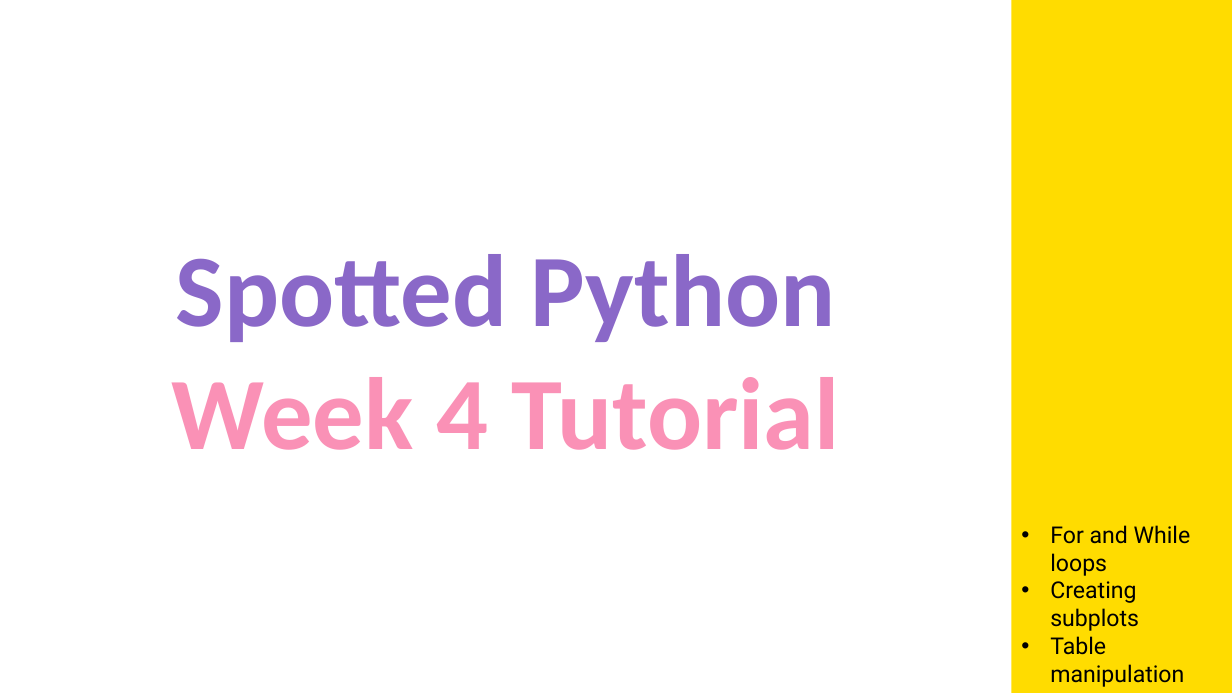
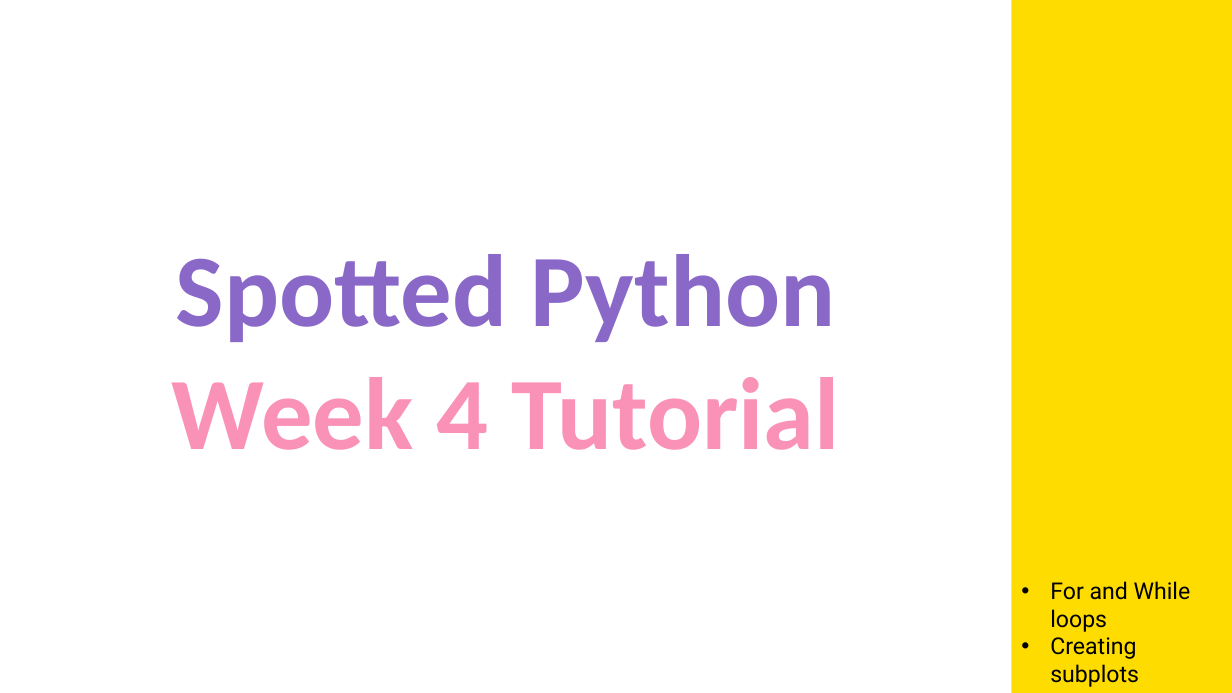
Before and after one commit to mithebell/PHYS3116, a slide deck: slide 1 of Week 4/wk4_PHYS3116_2025T3_spotted_python_slides.pptx. Drawn at 1232x693 pixels with LibreOffice and Linux fonts; fonts in the diff are those of the drawing; background and template pictures are left out. Boxes give left, top, right and bottom in pixels: in the first picture for what was removed or moved away, otherwise in the second. Text is boxed around its words. In the diff, an @@ line names an element or a change of style, - is before the commit and + after.

```diff
--- a/Week 4/wk4_PHYS3116_2025T3_spotted_python_slides.pptx
+++ b/Week 4/wk4_PHYS3116_2025T3_spotted_python_slides.pptx
@@ text "For and While loops": place and size @@
-text "For and While loops" at (1050,525,1191,687)
+text "For and While loops" at (1050,581,1191,687)
@@ text at (1050,636,1184,687): paragraph removed @@
-• Table manipulation
```
Also in this commit, not shown: 1 other slide changed, 4 other files.
